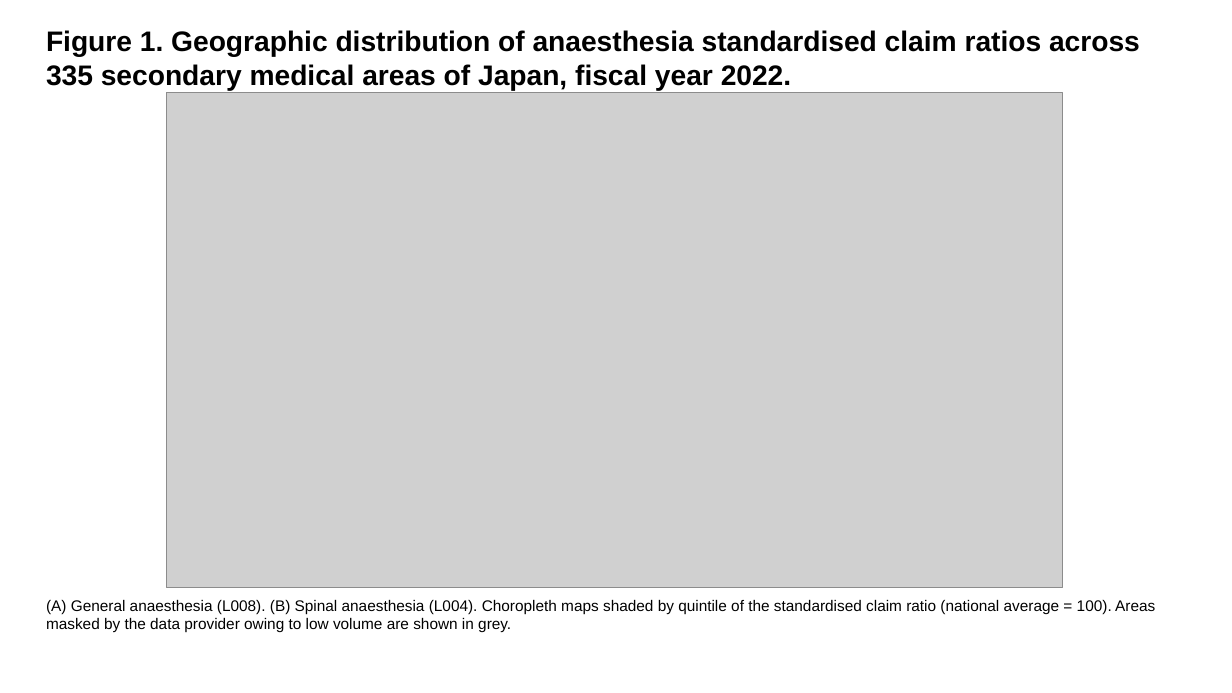
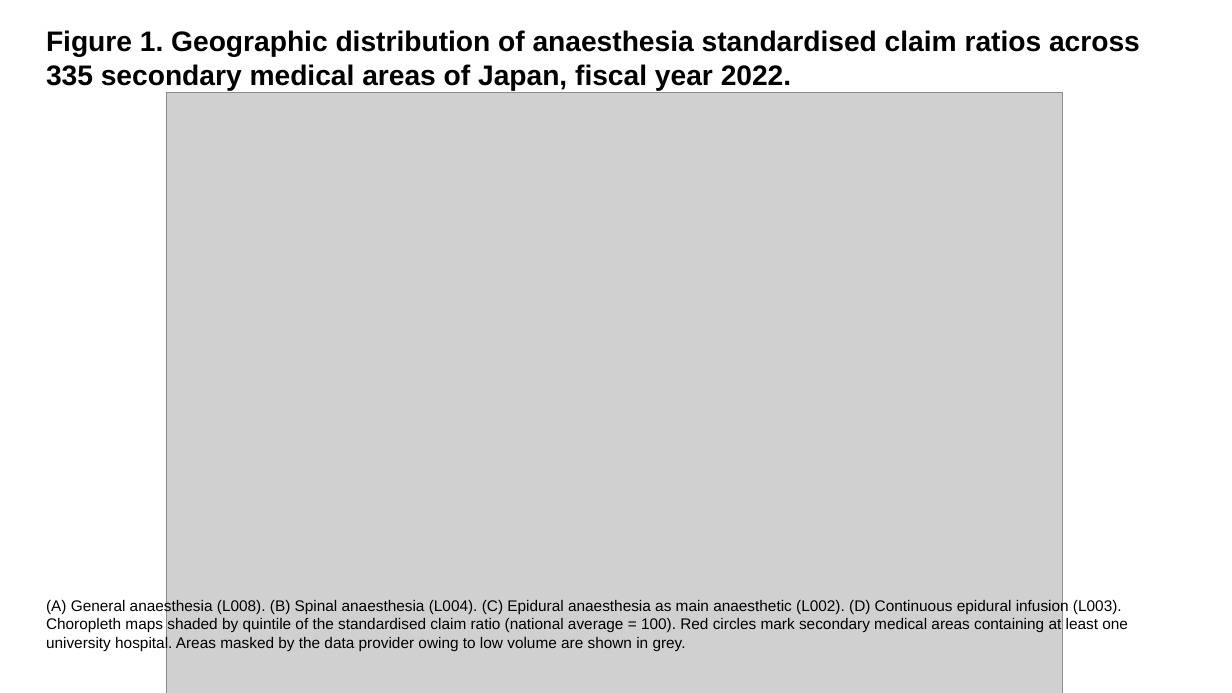
Before and after one commit to bougtoir/heat-accidents-mortality, a slide deck: slide 1 of documents/IJQHC/regional_anaesthesia_figures_IJQHC_EN.pptx. Drawn at 1232x693 pixels with LibreOffice and Linux fonts; fonts in the diff are those of the drawing; grey boxes stand for pictures. Boxes give left, top, right and bottom in pixels: in the first picture for what was removed or moved away, otherwise in the second. Text is boxed around its words. In the diff, an @@ line names an element or a change of style, - is before the commit and + after.

```diff
--- a/documents/IJQHC/regional_anaesthesia_figures_IJQHC_EN.pptx
+++ b/documents/IJQHC/regional_anaesthesia_figures_IJQHC_EN.pptx
@@ picture: place and size @@
-picture at (166, 92, 1063, 588)
+picture at (166, 92, 1063, 693)
@@ text at (46, 598, 1128, 651): text changed @@
-(A) General anaesthesia (L008). (B) Spinal anaesthesia (L004). Choropleth maps shaded by quintile of the standardised claim ratio (national average = 100). Areas masked by the data provider owing to low volume are shown in grey.
+(A) General anaesthesia (L008). (B) Spinal anaesthesia (L004). (C) Epidural anaesthesia as main anaesthetic (L002). (D) Continuous epidural infusion (L003). Choropleth maps shaded by quintile of the standardised claim ratio (national average = 100). Red circles mark secondary medical areas containing at least one university hospital. Areas masked by the data provider owing to low volume are shown in grey.
```
Also in this commit, not shown: 6 other files.
